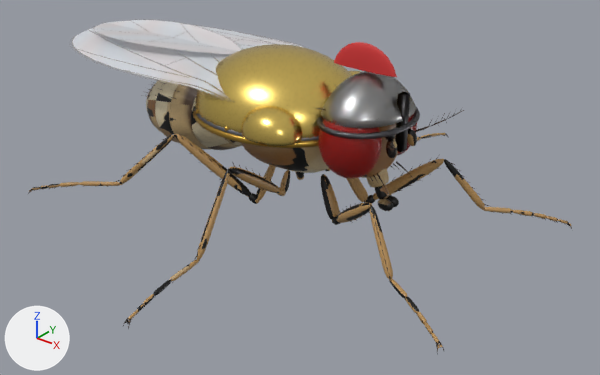
A saved change to the FBX model factory/unity/FlyFactory/Assets/Resources/Models/초파리_장비.fbx.
One viewpoint serves both versions: a 50 mm lens placed at (4.02, -4.7, 3.08), pointed at (0.33, -0.1, 0.22). Every picture has the same lights, and +X, +Y and +Z are marked at lower left. The first picture is the older version.

Objects in the first picture: '갑옷2_코막이', '갑옷2_투구테', '갑옷3_가슴', '갑옷3_가슴테', '갑옷3_볏', '갑옷3_어깨_R', '갑옷3_투구', '초파리' and 1 more.
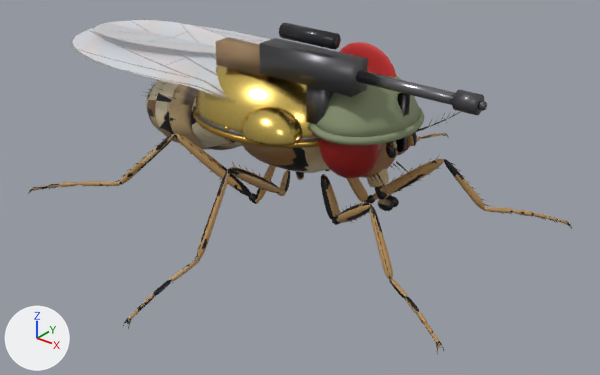
Pixel boxes (x1, y1, x2, y2) of what changed, in the pictures (600 x 375 px):
'병정_총몸', added: after (259, 38, 368, 97)
'병정_철모', added: after (315, 71, 420, 137)
'병정_개머리', added (brown): after (215, 37, 265, 77)
'병정_총열', added: after (356, 70, 455, 105)
'병정_철모테', added: after (309, 106, 425, 145)
'병정_조준경', added: after (279, 23, 341, 50)
'병정_탄창', added: after (306, 85, 334, 124)
'병정_소염기', added: after (452, 90, 484, 115)
'병정_총구', added: after (478, 101, 487, 111)
'갑옷3_투구', unchanged, covered by the edit: before (321, 71, 416, 128)

Edits to the bpy script that builds the scene:
```text
Add mat_병정_총열:
    mat_병정_총열 = principled_material('병정_총열')
    mat_병정_총열.base_color = (0.25, 0.25, 0.27)  # grey #89898e
    mat_병정_총열.metallic = 1.0
    mat_병정_총열.roughness = 0.3
Add mat_병정_조준경:
    mat_병정_조준경 = principled_material('병정_조준경')
    mat_병정_조준경.base_color = (0.04, 0.04, 0.045)  # dark grey #38383c
    mat_병정_조준경.metallic = 0.6
    mat_병정_조준경.roughness = 0.3
Add mat_병정_총몸:
    mat_병정_총몸 = principled_material('병정_총몸')
    mat_병정_총몸.base_color = (0.12, 0.12, 0.13)  # dark grey #616165
    mat_병정_총몸.metallic = 0.8
    mat_병정_총몸.roughness = 0.4
Add mat_병정_개머리:
    mat_병정_개머리 = principled_material('병정_개머리')
    mat_병정_개머리.base_color = (0.32, 0.2, 0.1)  # brown #997c59
    mat_병정_개머리.roughness = 0.7
Add mat_병정_철모:
    mat_병정_철모 = principled_material('병정_철모')
    mat_병정_철모.base_color = (0.24, 0.28, 0.16)  # greyish green #86906f
    mat_병정_철모.roughness = 0.8
Add me_병정_총열:
    me_병정_총열.from_pydata(...)  # a 12-sided cylinder along x spanning x 1.02..1.751, y -0.366..-0.286, z 1.294..1.374
    me_병정_총열.materials.append(mat_병정_총열)  # grey #89898e
Add me_병정_조준경:
    me_병정_조준경.from_pydata(...)  # a 12-sided cylinder along x spanning x 0.37..0.82, y -0.381..-0.271, z 1.479..1.589
    me_병정_조준경.materials.append(mat_병정_조준경)  # dark grey #38383c
Add me_병정_탄창:
    me_병정_탄창.from_pydata(...)  # a box spanning x 0.62..0.77, y -0.386..-0.266, z 0.934..1.214
    me_병정_탄창.materials.append(mat_병정_총몸)  # dark grey #616165
Add me_병정_총몸:
    me_병정_총몸.from_pydata(...)  # a box spanning x 0.22..1.02, y -0.416..-0.236, z 1.214..1.434
    me_병정_총몸.materials.append(mat_병정_총몸)  # dark grey #616165
Add me_병정_총구:
    me_병정_총구.from_pydata(...)  # a UV sphere (8 segments, 6 rings, poles along z) spanning x 1.8907..1.9507, y -0.3558..-0.2958, z 1.3039..1.3639
    me_병정_총구.materials.append(mat_병정_총몸)  # dark grey #616165
Add me_병정_소염기:
    me_병정_소염기.from_pydata(...)  # a 12-sided cylinder along x spanning x 1.751..1.901, y -0.391..-0.261, z 1.269..1.399
    me_병정_소염기.materials.append(mat_병정_총몸)  # dark grey #616165
Add me_병정_개머리:
    me_병정_개머리.from_pydata(...)  # a box spanning x -0.23..0.22, y -0.396..-0.256, z 1.184..1.364
    me_병정_개머리.materials.append(mat_병정_개머리)  # brown #997c59
Add me_병정_철모테:
    me_병정_철모테.from_pydata(...)  # 384 vertices, 384 faces; spans x 0.493..1.26, y -0.476..0.476, z 0.866..0.926
    me_병정_철모테.materials.append(mat_병정_철모)  # greyish green #86906f
Add me_병정_철모:
    me_병정_철모.from_pydata(...)  # 722 vertices, 760 faces; spans x 0.523..1.231, y -0.444..0.444, z 0.908..1.27
    me_병정_철모.materials.append(mat_병정_철모)  # greyish green #86906f
Add ob_병정_총열:
    ob_병정_총열 = bpy.data.objects.new('병정_총열', me_병정_총열)
    ob_병정_총열.location = (0.0, 0.0, 0.0)
Add ob_병정_조준경:
    ob_병정_조준경 = bpy.data.objects.new('병정_조준경', me_병정_조준경)
    ob_병정_조준경.location = (0.0, 0.0, 0.0)
Add ob_병정_탄창:
    ob_병정_탄창 = bpy.data.objects.new('병정_탄창', me_병정_탄창)
    ob_병정_탄창.location = (0.0, 0.0, 0.0)
Add ob_병정_총몸:
    ob_병정_총몸 = bpy.data.objects.new('병정_총몸', me_병정_총몸)
    ob_병정_총몸.location = (0.0, 0.0, 0.0)
Add ob_병정_총구:
    ob_병정_총구 = bpy.data.objects.new('병정_총구', me_병정_총구)
    ob_병정_총구.location = (0.0, 0.0, 0.0)
Add ob_병정_소염기:
    ob_병정_소염기 = bpy.data.objects.new('병정_소염기', me_병정_소염기)
    ob_병정_소염기.location = (0.0, 0.0, 0.0)
Add ob_병정_개머리:
    ob_병정_개머리 = bpy.data.objects.new('병정_개머리', me_병정_개머리)
    ob_병정_개머리.location = (0.0, 0.0, 0.0)
Add ob_병정_철모테:
    ob_병정_철모테 = bpy.data.objects.new('병정_철모테', me_병정_철모테)
    ob_병정_철모테.location = (0.0, 0.0, 0.0)
Add ob_병정_철모:
    ob_병정_철모 = bpy.data.objects.new('병정_철모', me_병정_철모)
    ob_병정_철모.location = (0.0, 0.0, 0.0)
```
